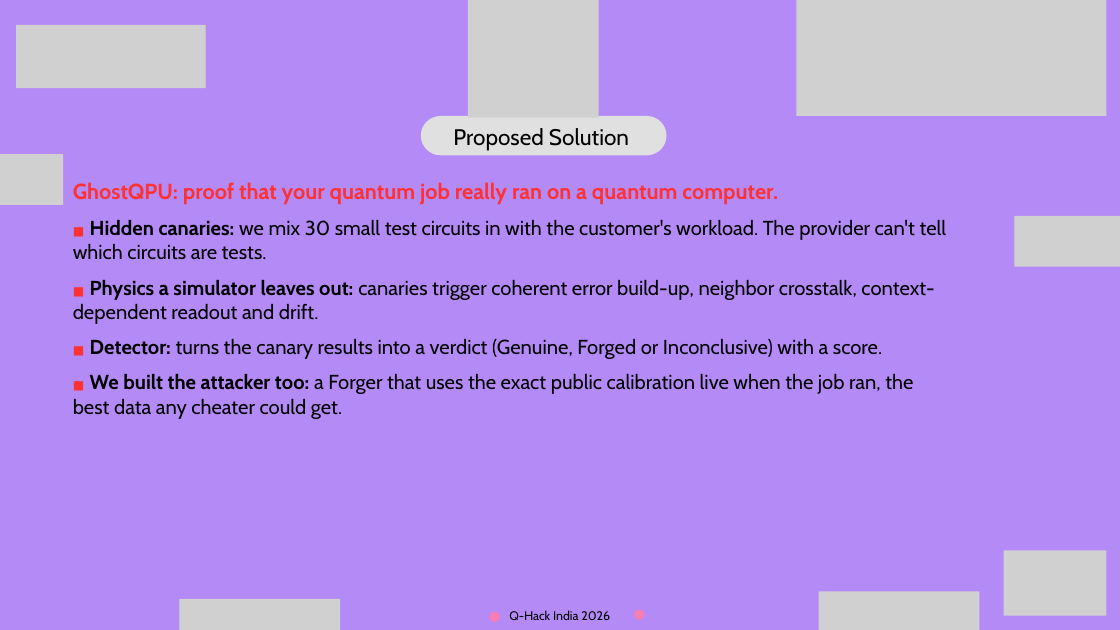
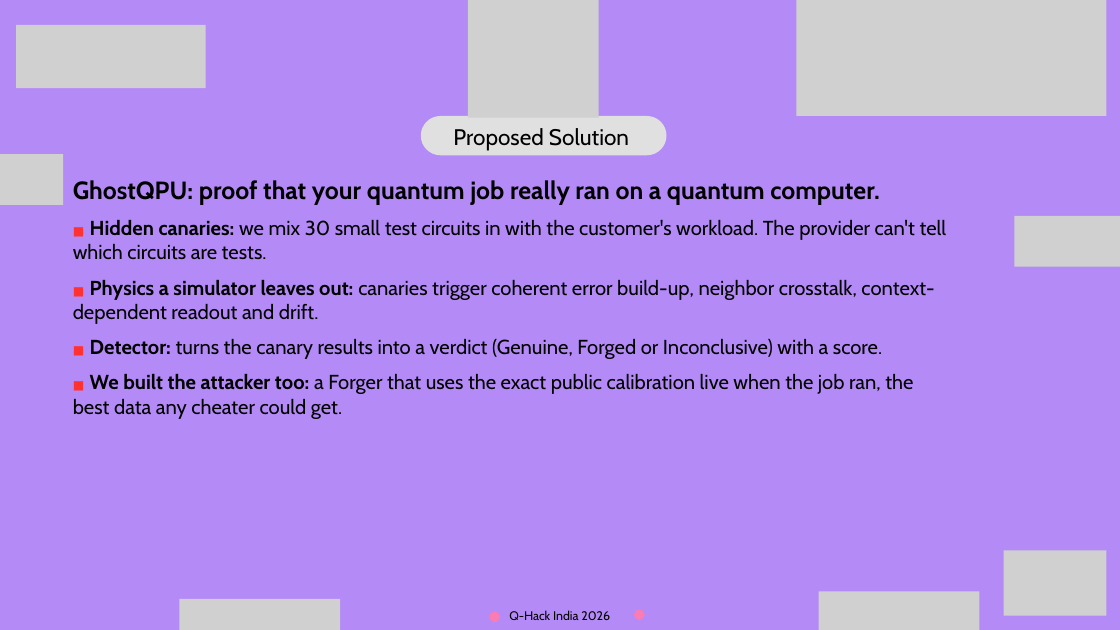
Before and after one commit to Karthikeya47/GhostQPU, a slide deck: slide 4 of docs/GhostQPU_QHack_India26.pptx. Drawn at 1120x630 pixels with LibreOffice and Linux fonts; fonts in the diff are those of the drawing; grey boxes stand for pictures. Boxes give left, top, right and bottom in pixels: in the first picture for what was removed or moved away, otherwise in the second. Text is boxed around its words. In the diff, an @@ line names an element or a change of style, - is before the commit and + after.

```diff
--- a/docs/GhostQPU_QHack_India26.pptx
+++ b/docs/GhostQPU_QHack_India26.pptx
@@ text at (73,180,880,204): size 28 to 32 pt, text colour #FF3131 to #000000 in "GhostQPU: proof that your quantum job really ..." @@
```
Also in this commit, not shown: 5 other slides changed, 1 other file.
